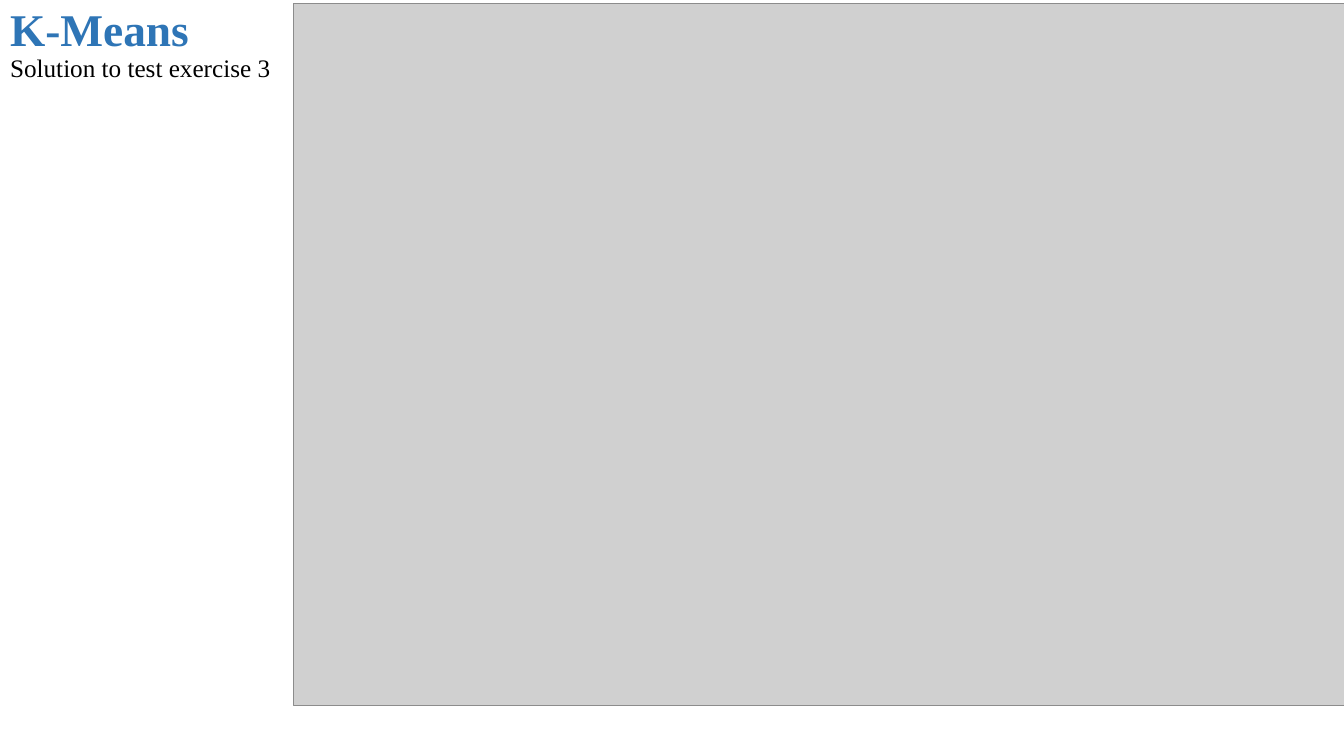
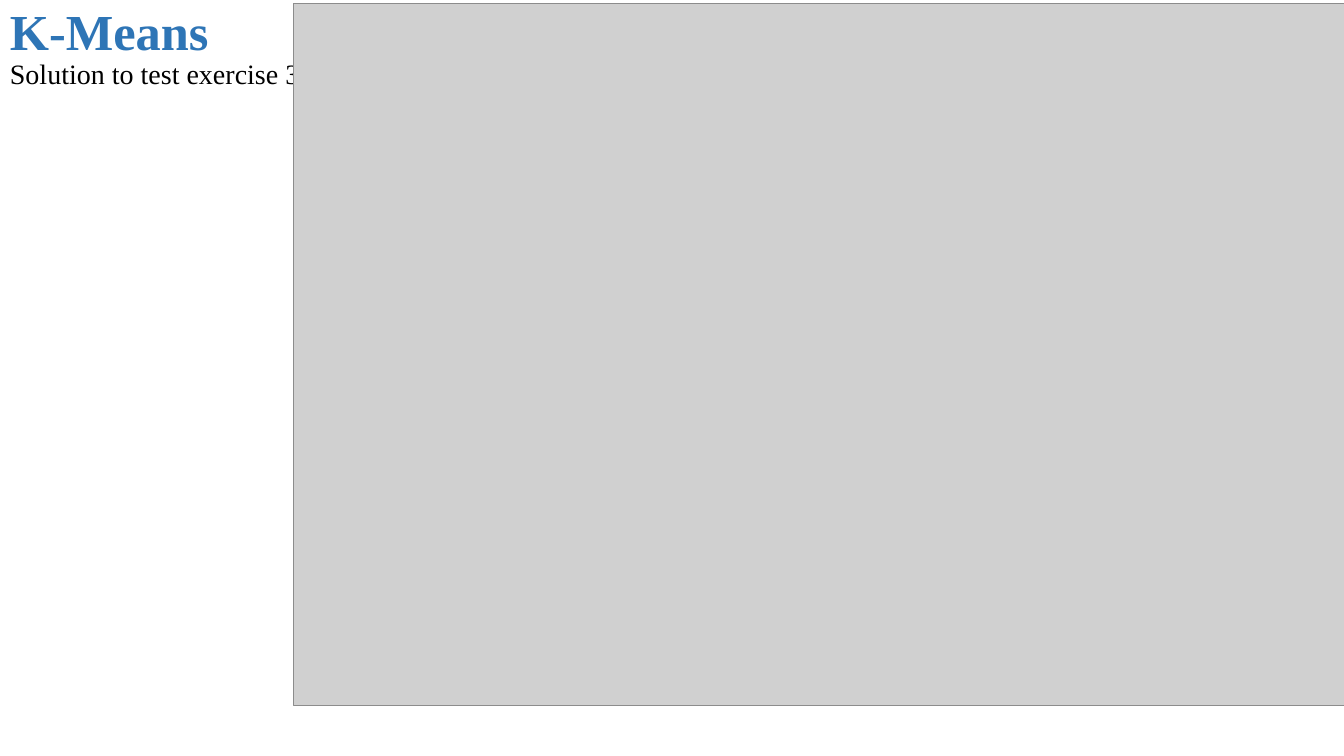
Before and after one commit to jjk007/Final-Project-SOFE2715, a slide deck: slide 6 of data_course_proj_pp.pptx. Drawn at 1344x756 pixels with LibreOffice and Linux fonts; fonts in the diff are those of the drawing; grey boxes stand for pictures. Boxes give left, top, right and bottom in pixels: in the first picture for what was removed or moved away, otherwise in the second. Text is boxed around its words. In the diff, an @@ line names an element or a change of style, - is before the commit and + after.

```diff
--- a/data_course_proj_pp.pptx
+++ b/data_course_proj_pp.pptx
@@ text at bbox=[10, 17, 299, 90]: text changed; size 18 to 20 pt @@
-K-Means
-Solution to test exercise 3
+K-Means
+Solution to test exercise 3
```
Also in this commit, not shown: 19 other slides changed.
